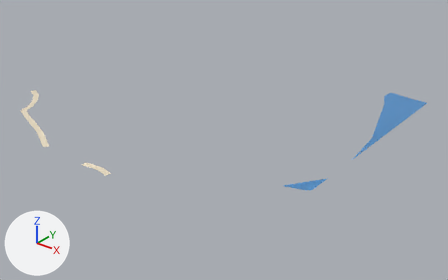
One commit to the glTF model public/assets/bengaluru-region-v1/tiles/t37_-34-l1.glb: the scene before it, then after it.
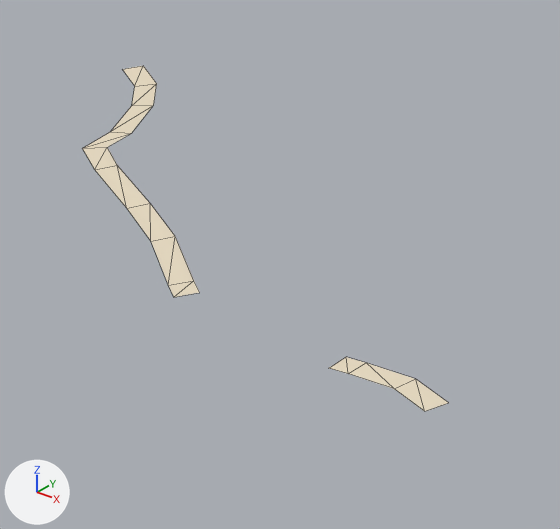
Each version appears first whole from a 50 mm camera at (19299.0, -17413.0, 355.0) aimed at (18787.0, -16772.0, -42.0), and next in a close-up on the part from 0% to 31% of the width and 26% to 73% of the height. Lighting does not change. The marker at lower left points along +X, +Y and +Z. The older version's two pictures come first. The close-ups show mesh edges as thin lines.

Names of what the first close-up shows: 'ground'.
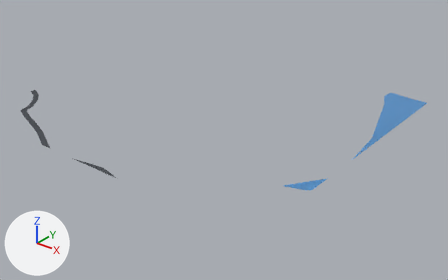
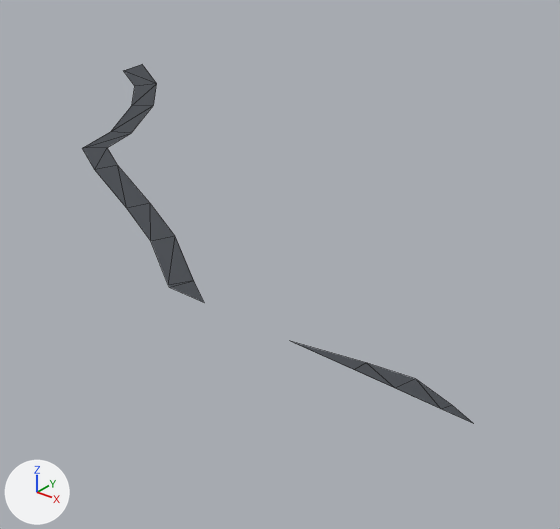
What differs and where, as boxes (x1, y1, x2, y2) in the close-ups (560 x 529 px; the box of a moved part takes in the faces that stretch with it):
'ground', reshaped (7% wider)
    before: (82, 66, 448, 411)
    after: (83, 64, 474, 424)
part 1 of me_ground, moved or reshaped
    before: (329, 357, 448, 411)
    after: (293, 342, 474, 424)
part 2 of me_ground, moved or reshaped
    before: (168, 281, 200, 297)
    after: (168, 281, 204, 302)
part 3 of me_ground, moved or reshaped
    before: (123, 66, 156, 86)
    after: (124, 64, 156, 86)
part 4 of me_ground, recoloured
    both: (83, 77, 415, 388)

The edits, one by one:
me_ground is used by ob_ground; location (18500.0, -17000.0, 0.0).
Verts and faces of me_ground; kept vertices keep their numbers, new ones are numbered from 28.
Before the commit, vertices of me_ground: 0 (295.0, -4.0, 1.0) at pixel (424, 411), 1 (297.0, 4.0, 1.0) at pixel (448, 402), 2 (278.0, 0.0, 1.0) at pixel (394, 388), 3 (278.0, 8.0, 1.0) at pixel (415, 378), 4 (260.0, -3.0, 1.0) at pixel (348, 373).
Before the commit, vertices of me_ground: 5 (259.0, 5.0, 1.0) at pixel (366, 362), 6 (252.0, -4.0, 1.0) at pixel (328, 368), 7 (251.0, 4.0, 1.0) at pixel (346, 356).
Before the commit, vertices of me_ground: 8 (177.0, -4.0, 1.0) at pixel (173, 297), 9 (181.0, 4.0, 1.0) at pixel (199, 292).
Before the commit, vertices of me_ground: 24 (17.0, 98.0, 1.0) at pixel (134, 86), 25 (21.0, 105.0, 1.0) at pixel (156, 83), 26 (-2.0, 106.0, 1.0) at pixel (122, 69), 27 (2.0, 113.0, 1.0) at pixel (143, 65).
me_ground had 28 vertices, 24 faces and spanned x -2.0..297.0, y -4.0..113.0, z 1.0.
me_ground now has 28 vertices, 24 faces and spans x 0.0..311.0, y 0.0..114.0, z 1.0.
Part 1, on me_ground:
Vertices deleted: 0, 1, 4, 6, 7 (with the faces that use them).
New vertex 28 is at (311.0, 0.0, 1.0), pixel (473, 423).
New vertex 29 is at (298.0, 4.0, 1.0), pixel (452, 405).
New vertex 30 is at (298.0, 0.0, 1.0), pixel (441, 409).
New vertex 31 is at (259.0, 0.0, 1.0), pixel (354, 369).
New vertex 32 is at (229.0, 0.0, 1.0).
New faces: (28, 29, 30), (3, 30, 29), (2, 30, 3), (2, 5, 31), (5, 32, 31).
Part 2, on me_ground:
Vertex 8 moves to (170.0, 0.0, 1.0), pixel (169, 287).
Vertex 9 moves to (188.0, 0.0, 1.0), pixel (204, 302).
Part 3, on me_ground:
Vertices deleted: 26 (with the faces that use them).
Vertex 27 moves to (0.0, 105.0, 1.0), pixel (123, 70).
New vertex 33 is at (0.0, 114.0, 1.0), pixel (142, 64).
New faces: (25, 33, 27).
me_ground part 4: 18 kept faces spanning x 0.0..278.0, y 0.0..105.0, z 1.0 get new vertex colours; the middle colour goes from beige #e9dcc3 to dark grey #45494f.
